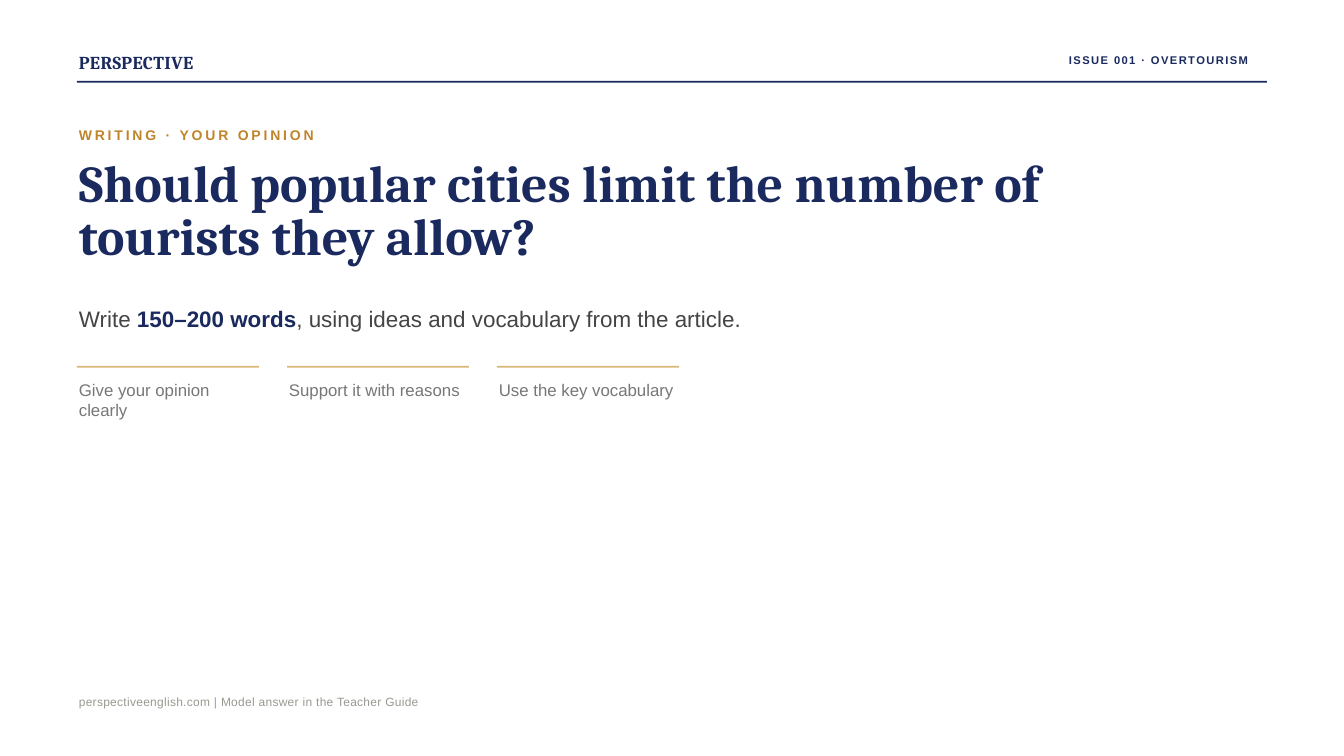
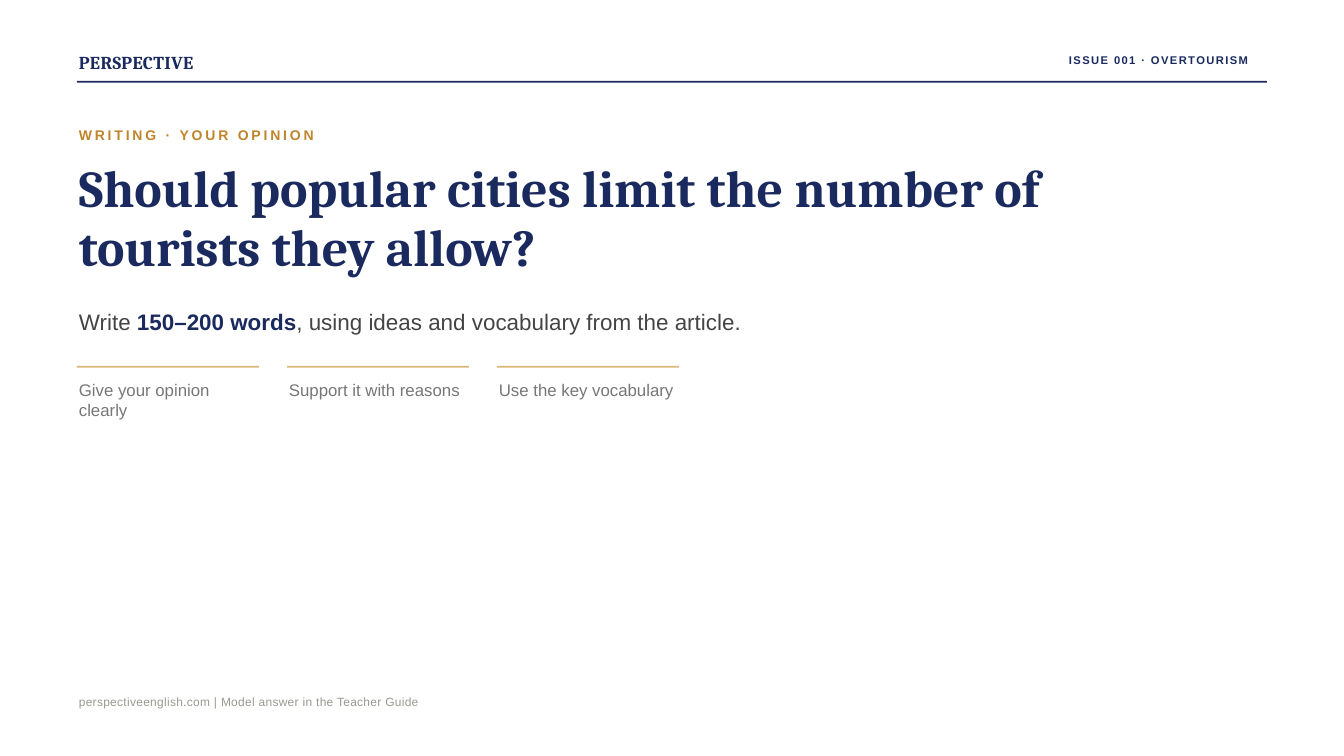
Before and after one commit to Swinka85/perspective-english, a slide deck: slide 15 of downloads/issue001-overtourism.pptx. Drawn at 1344x756 pixels with LibreOffice and Linux fonts; fonts in the diff are those of the drawing. Boxes give left, top, right and bottom in pixels: in the first picture for what was removed or moved away, otherwise in the second. Text is boxed around its words. In the diff, an @@ line names an element or a change of style, - is before the commit and + after.

```diff
--- a/downloads/issue001-overtourism.pptx
+++ b/downloads/issue001-overtourism.pptx
@@ text "Should popular cities limit the ..." at <box>79,170,1039,278</box>: line spacing 0.87 to 0.97 @@
@@ text "Write 150–200 words, using ideas ..." at <box>79,313,741,335</box>: line spacing 1.14 to 1.24 @@
```
Also in this commit, not shown: 14 other slides changed, 2 other files.
